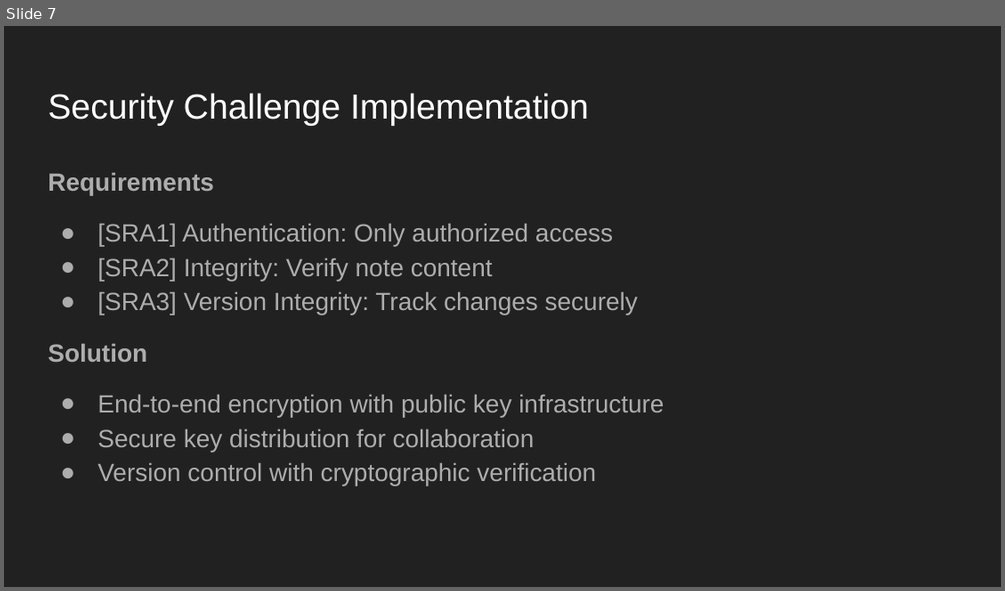
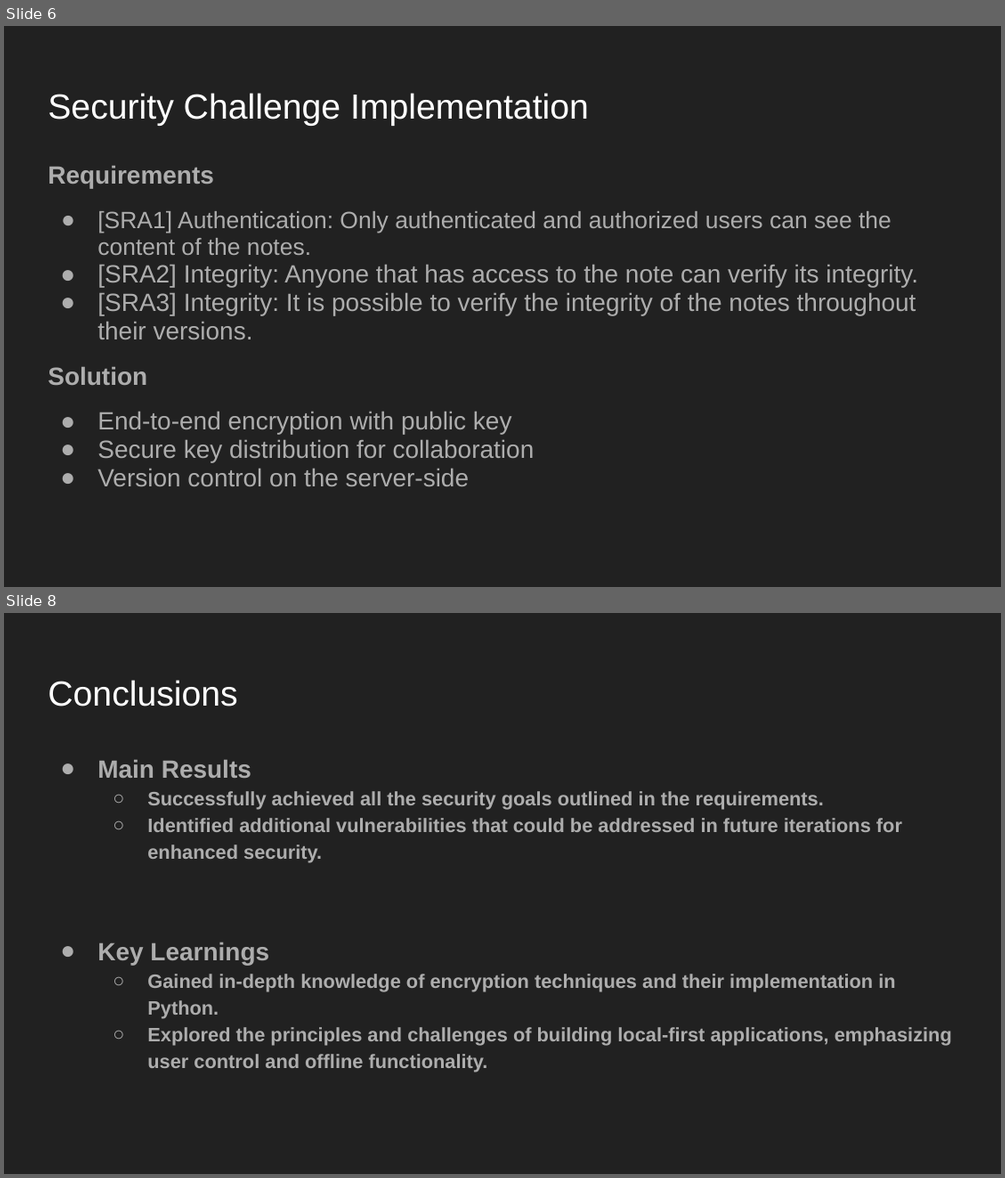
Before and after one commit to DuarteSJ/NoteIST, a slide deck: PRESENTATION.pptx. Shown one above the other, each under a label of ours: slide 7 before the commit, slides 6 and 8 after it; the slides between them are not shown. The pictures are 1005x591 and 1005x1178 pixels, drawn with LibreOffice and Linux fonts; fonts in the diff are those of the drawing. Boxes give left, top, right and bottom in pixels: in the first picture for what was removed or moved away, otherwise in the second. Text is boxed around its words. In the diff, an @@ line names an element or a change of style, - is before the commit and + after.

```diff
--- a/PRESENTATION.pptx
+++ b/PRESENTATION.pptx
@@ slide 8 added at bbox=[4, 613, 1001, 1174], background #212121 @@
@@ title added at bbox=[48, 680, 237, 706], 25.2 pt, text #FFFFFF @@
+Conclusions
@@ text added at bbox=[97, 759, 952, 1072], 14 pt, text #ADADAD, bold @@
+● Main Results
+  ○ Successfully achieved all the security goals outlined in the requirements.
+  ○ Identified additional vulnerabilities that could be addressed in future iterations for enhanced security.
+● Key Learnings
+  ○ Gained in-depth knowledge of encryption techniques and their implementation in Python.
+  ○ Explored the principles and challenges of building local-first applications, emphasizing user control and offline functionality.
@@ what was slide 7 is now slide 6 @@
@@ slide 6 changed as well @@
@@ text at bbox=[48, 165, 534, 462]: line spacing 1.15 to 0.95 @@
@@ text at bbox=[97, 211, 918, 339]: text changed @@
-● [SRA1] Authentication: Only authorized access
-● [SRA2] Integrity: Verify note content
-● [SRA3] Version Integrity: Track changes securely
+● [SRA1] Authentication: Only authenticated and authorized users can see the content of the notes.
+● [SRA2] Integrity: Anyone that has access to the note can verify its integrity.
+● [SRA3] Integrity: It is possible to verify the integrity of the notes throughout their versions.
@@ text at bbox=[97, 410, 512, 434]: text changed @@
-● End-to-end encryption with public key infrastructure
+● End-to-end encryption with public key
@@ text at bbox=[97, 467, 469, 486]: text changed @@
-● Version control with cryptographic verification
+● Version control on the server-side
```
Also in this commit, not shown: 5 other slides changed, 1 other slide added, 3 slides removed, 1 other file.
